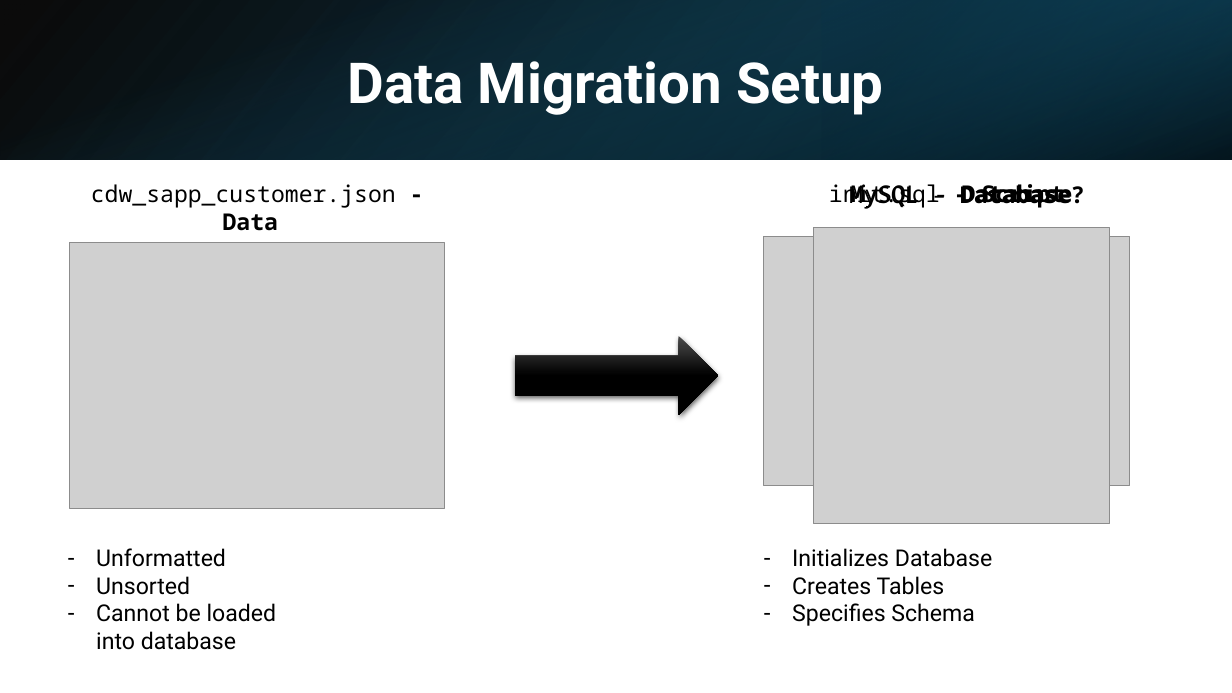
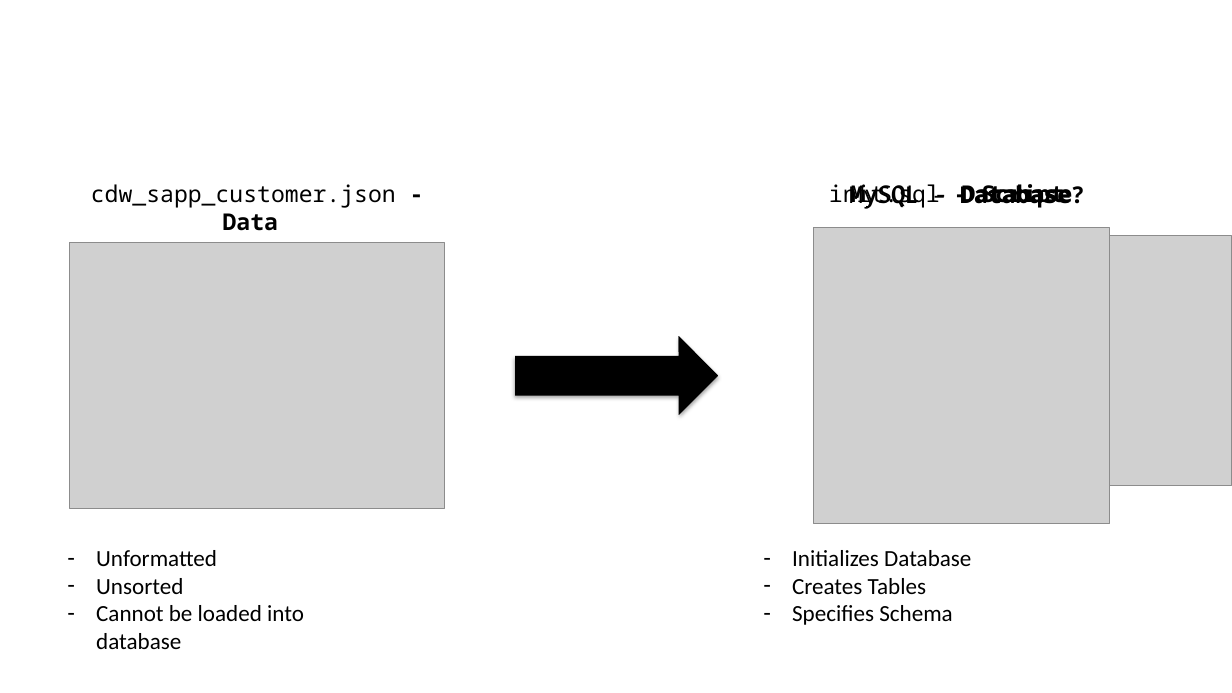
Before and after one commit to kencopas/Capstone, a slide deck: slide 9 of docs/Kenneth Copas - Capstone Presentation.pptx. Drawn at 1232x693 pixels with LibreOffice and Linux fonts; fonts in the diff are those of the drawing; grey boxes stand for pictures. Boxes give left, top, right and bottom in pixels: in the first picture for what was removed or moved away, otherwise in the second. Text is boxed around its words. In the diff, an @@ line names an element or a change of style, - is before the commit and + after.

```diff
--- a/docs/Kenneth Copas - Capstone Presentation.pptx
+++ b/docs/Kenneth Copas - Capstone Presentation.pptx
@@ rectangle removed at [0, 0, 1232, 159] @@
@@ rectangle removed at [0, 0, 1232, 159] @@
@@ rectangle removed at [822, 0, 1232, 159] @@
@@ text removed at [347, 61, 884, 115] @@
-Data Migration Setup
@@ picture: place and size @@
-picture at [763, 236, 1130, 485]
+picture at [866, 236, 1232, 485]
@@ right arrow at [515, 336, 718, 416]: fill gradient #4B4B4B to #000000 to #000000; shadow changed @@
@@ text "Unformatted" at [96, 550, 304, 649]: font Roboto to Calibri @@
@@ text "Initializes Database" at [792, 550, 952, 625]: font Roboto to Calibri @@
```
Also in this commit, not shown: 13 other slides changed.
